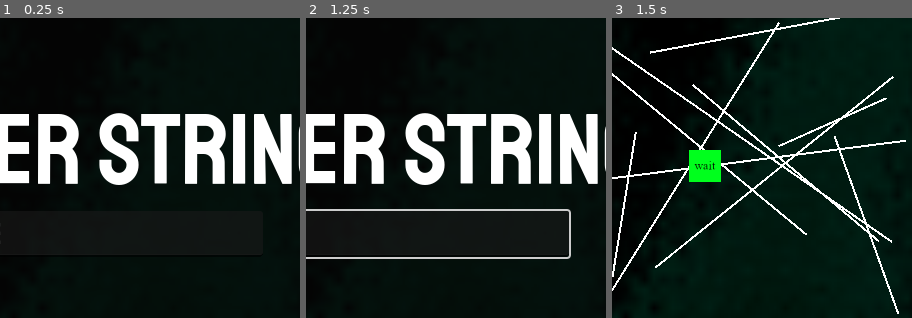
Above: before the commit, frames 1-3 (left to right).
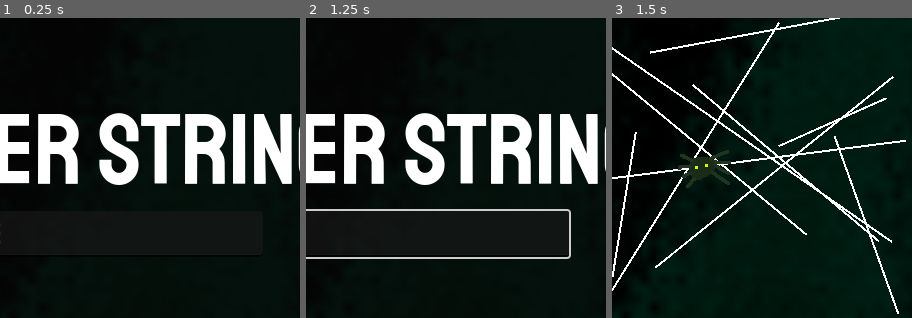
Above: after the commit, the same moments.

Repository: dirtOval/string-theory-mehu15
Game: Godot game, scene res://main.tscn
The game is run twice, just before and just after one commit, with the same random seed, the same clock (stepped at 60 frames per second) and the same inputs.
Inputs (mouse positions are % of the whole screen's width and height, from its top left):
- Up to frame 1 (0.25 s): no input
- Up to frame 2 (1.25 s): click (50, 60) at 0.52 s; type "12" at 0.6 s
- Up to frame 3 (1.5 s): tap Enter at 1.25 s
The pictures show only the part of the screen within x 33-83%, y 24-74%; the shares and areas given below are measured in that part.

Frames 1-2 are identical in both runs. In frame 3, 1.4% of the frame differs, in the area x 22-40%, y 44-57%.

Commit message:
game finished.

Diff:
--- a/fly.tscn
+++ b/fly.tscn
@@ -1,14 +1,15 @@
-[gd_scene load_steps=6 format=3 uid="uid://nj6x38o0gjav"]
+[gd_scene load_steps=7 format=3 uid="uid://nj6x38o0gjav"]
 
 [ext_resource type="Script" uid="uid://bjo1wl1urv3rf" path="res://fly.gd" id="1_7c42i"]
-[ext_resource type="Texture2D" uid="uid://bqtnv5j0gve0o" path="res://art/temp-fly.png" id="1_qarim"]
-[ext_resource type="Texture2D" uid="uid://dg48hrgo4x3dw" path="res://art/temp-stuck.png" id="2_7c42i"]
+[ext_resource type="Texture2D" uid="uid://byqwy2dgeh6gc" path="res://art/fly_flying1.png" id="2_qarim"]
+[ext_resource type="AudioStream" uid="uid://cem47csmri4jq" path="res://sound/short-house-fly.wav" id="3_7c42i"]
+[ext_resource type="AudioStream" uid="uid://cn3m7yfcb8vk4" path="res://sound/463395__vilkas_sound__vs-pop_5.mp3" id="4_6cv6t"]
 
 [sub_resource type="SpriteFrames" id="SpriteFrames_6cv6t"]
 animations = [{
 "frames": [{
 "duration": 1.0,
-"texture": ExtResource("1_qarim")
+"texture": ExtResource("2_qarim")
 }],
 "loop": true,
 "name": &"fly",
@@ -16,7 +17,7 @@
 }, {
 "frames": [{
 "duration": 1.0,
-"texture": ExtResource("2_7c42i")
+"texture": ExtResource("2_qarim")
 }],
 "loop": true,
 "name": &"stuck",
@@ -24,7 +25,7 @@
 }]
 
 [sub_resource type="RectangleShape2D" id="RectangleShape2D_qarim"]
-size = Vector2(16, 16)
+size = Vector2(30, 27)
 
 [node name="Fly" type="RigidBody2D"]
 collision_layer = 2
@@ -34,14 +35,24 @@
 metadata/_edit_group_ = true
 
 [node name="AnimatedSprite2D" type="AnimatedSprite2D" parent="."]
-scale = Vector2(0.25, 0.25)
+scale = Vector2(0.5, 0.5)
 sprite_frames = SubResource("SpriteFrames_6cv6t")
-animation = &"fly"
+animation = &"stuck"
 
 [node name="CollisionShape2D" type="CollisionShape2D" parent="."]
+position = Vector2(1, 1.5)
 shape = SubResource("RectangleShape2D_qarim")
 
 [node name="VisibleOnScreenNotifier2D" type="VisibleOnScreenNotifier2D" parent="."]
 scale = Vector2(0.8, 0.8)
 
+[node name="BuzzSound" type="AudioStreamPlayer2D" parent="."]
+stream = ExtResource("3_7c42i")
+volume_db = -5.0
+pitch_scale = 0.77
+autoplay = true
+
+[node name="CaughtSound" type="AudioStreamPlayer2D" parent="."]
+stream = ExtResource("4_6cv6t")
+
 [connection signal="screen_exited" from="VisibleOnScreenNotifier2D" to="." method="_on_visible_on_screen_notifier_2d_screen_exited"]
--- a/main.gd
+++ b/main.gd
@@ -31,6 +31,7 @@
 
 	var velocity = Vector2(randf_range(150.0, 250.0), 0.0)
 	fly.linear_velocity = velocity.rotated(direction)
+	fly.get_node('AnimatedSprite2D').flip_h = velocity.x > 0
 
 	add_child(fly)
 	$FlySpawnTimer.start(randf_range(1, 45))
@@ -45,6 +46,7 @@
 	$LifeTimer.stop()
 	$FlySpawnTimer.stop()
 	$GameOverScreen/FinalScore.text = 'Spider Lived for ' + get_converted_time(score)
+	$DeathSound.play()
 	$GameOverScreen.show()
 	#use this for game over logic
 
--- a/main.tscn
+++ b/main.tscn
@@ -1,10 +1,11 @@
-[gd_scene load_steps=12 format=3 uid="uid://cx2nxtcrodub4"]
+[gd_scene load_steps=13 format=3 uid="uid://cx2nxtcrodub4"]
 
 [ext_resource type="Script" uid="uid://h1ar55xsdmwn" path="res://main.gd" id="1_0xm2m"]
 [ext_resource type="PackedScene" uid="uid://de0renl7wmjg4" path="res://web.tscn" id="1_ig7tw"]
 [ext_resource type="PackedScene" uid="uid://dx4pwjmvovlrg" path="res://spider.tscn" id="3_h2yge"]
 [ext_resource type="FontFile" uid="uid://cbw5g0agpoxpl" path="res://Staatliches-Regular.ttf" id="4_1bvp3"]
 [ext_resource type="PackedScene" uid="uid://t5tjynssfk75" path="res://string_prompt.tscn" id="5_lquwl"]
+[ext_resource type="AudioStream" uid="uid://cslwbxsudhbdw" path="res://sound/343999__reitanna__something-dying.wav" id="6_7mycd"]
 
 [sub_resource type="Gradient" id="Gradient_1bvp3"]
 offsets = PackedFloat32Array(0.2, 0.613333, 0.986667, 1)
@@ -140,6 +141,11 @@
 theme_override_font_sizes/font_size = 24
 text = "Try Again?"
 
+[node name="DeathSound" type="AudioStreamPlayer2D" parent="."]
+stream = ExtResource("6_7mycd")
+volume_db = -5.0
+pitch_scale = 0.45
+
 [connection signal="timeout" from="FlySpawnTimer" to="." method="_on_fly_spawn_timer_timeout"]
 [connection signal="ate_food" from="Spider" to="." method="_on_spider_ate_food"]
 [connection signal="timeout" from="FoodTimer" to="." method="_on_food_timer_timeout"]
--- a/spider.gd
+++ b/spider.gd
@@ -8,7 +8,7 @@
 # Called when the node enters the scene tree for the first time.
 func _ready() -> void:
 	spider_state = 'wait'
-	$AnimatedSprite2D.animation = 'wait'
+	$AnimatedSprite2D.play('wait')
 	hide()
 
 
@@ -19,7 +19,8 @@
 	elif spider_state == 'select':
 		spider_target = find_closest_food()
 		spider_state = 'walking'
-		$AnimatedSprite2D.animation = 'walk'
+		#$AnimatedSprite2D.animation = 'walk'
+		$AnimatedSprite2D.play('walk')
 	elif spider_state == 'walking':
 		go_to_food(delta)
 	else:
@@ -47,16 +48,17 @@
 func _on_body_entered(body: Node2D) -> void:
 	spider_target = null
 	spider_state = 'eat'
-	$AnimatedSprite2D.animation = 'eat'
-	body.queue_free()
+	$AnimatedSprite2D.play('eat', 1.0)
 	print('yom')
 	await get_tree().create_timer(1.0).timeout
+	$ChompSound.play()
 	#send a signal to timer to restart
+	body.queue_free()
 	ate_food.emit()
 	spider_state = 'wait'
-	$AnimatedSprite2D.animation = 'wait'
+	$AnimatedSprite2D.play('wait')
 
 
 func _on_food_timer_timeout() -> void:
 	spider_state = 'dead'
-	$AnimatedSprite2D.animation = 'dead'
+	$AnimatedSprite2D.play('dead')
--- a/spider.tscn
+++ b/spider.tscn
@@ -1,16 +1,19 @@
-[gd_scene load_steps=8 format=3 uid="uid://dx4pwjmvovlrg"]
+[gd_scene load_steps=11 format=3 uid="uid://dx4pwjmvovlrg"]
 
 [ext_resource type="Script" uid="uid://b7v2nw5g2cdn1" path="res://spider.gd" id="1_binfs"]
-[ext_resource type="Texture2D" uid="uid://baejj18rbivnx" path="res://art/temp-dead.png" id="1_vivtl"]
-[ext_resource type="Texture2D" uid="uid://f1hbw2h10sti" path="res://art/temp-eat.png" id="2_binfs"]
-[ext_resource type="Texture2D" uid="uid://drkircb7c4x23" path="res://art/temp-wait.png" id="3_2wdmt"]
-[ext_resource type="Texture2D" uid="uid://djr7evvlw01j1" path="res://art/temp-walk.png" id="4_bsryr"]
+[ext_resource type="Texture2D" uid="uid://2t7pjicjqcuh" path="res://art/spider_dead1.png" id="2_bsryr"]
+[ext_resource type="Texture2D" uid="uid://ds2hku0p2rg7g" path="res://art/spider_eat1.png" id="3_01nvu"]
+[ext_resource type="Texture2D" uid="uid://cuw1fjo0uwng0" path="res://art/spider_wait1.png" id="4_binfs"]
+[ext_resource type="Texture2D" uid="uid://baci2vc5i8y7k" path="res://art/spider_eat2.png" id="4_pwyhr"]
+[ext_resource type="Texture2D" uid="uid://dspfinx7ncvhv" path="res://art/spider_walk1.png" id="6_s326f"]
+[ext_resource type="Texture2D" uid="uid://sj5uamktyv6i" path="res://art/spider_walk2.png" id="7_x2avr"]
+[ext_resource type="AudioStream" uid="uid://c22gkdyma7e4w" path="res://sound/543386__thedragonsspark__nom-noise.wav" id="8_01nvu"]
 
 [sub_resource type="SpriteFrames" id="SpriteFrames_b7f3m"]
 animations = [{
 "frames": [{
 "duration": 1.0,
-"texture": ExtResource("1_vivtl")
+"texture": ExtResource("2_bsryr")
 }],
 "loop": true,
 "name": &"dead",
@@ -18,7 +21,10 @@
 }, {
 "frames": [{
 "duration": 1.0,
-"texture": ExtResource("2_binfs")
+"texture": ExtResource("3_01nvu")
+}, {
+"duration": 1.0,
+"texture": ExtResource("4_pwyhr")
 }],
 "loop": true,
 "name": &"eat",
@@ -26,7 +32,7 @@
 }, {
 "frames": [{
 "duration": 1.0,
-"texture": ExtResource("3_2wdmt")
+"texture": ExtResource("4_binfs")
 }],
 "loop": true,
 "name": &"wait",
@@ -34,7 +40,10 @@
 }, {
 "frames": [{
 "duration": 1.0,
-"texture": ExtResource("4_bsryr")
+"texture": ExtResource("6_s326f")
+}, {
+"duration": 1.0,
+"texture": ExtResource("7_x2avr")
 }],
 "loop": true,
 "name": &"walk",
@@ -42,10 +51,9 @@
 }]
 
 [sub_resource type="RectangleShape2D" id="RectangleShape2D_qvpyi"]
-size = Vector2(64, 64)
+size = Vector2(58, 41)
 
 [node name="Spider" type="Area2D"]
-scale = Vector2(0.5, 0.5)
 collision_mask = 2
 script = ExtResource("1_binfs")
 spider_speed = 200
@@ -53,9 +61,16 @@
 
 [node name="AnimatedSprite2D" type="AnimatedSprite2D" parent="."]
 sprite_frames = SubResource("SpriteFrames_b7f3m")
-animation = &"wait"
+animation = &"walk"
+autoplay = "wait"
+speed_scale = 0.6
 
 [node name="CollisionShape2D" type="CollisionShape2D" parent="."]
+position = Vector2(-2, 2.5)
 shape = SubResource("RectangleShape2D_qvpyi")
 
+[node name="ChompSound" type="AudioStreamPlayer2D" parent="."]
+stream = ExtResource("8_01nvu")
+volume_db = -5.0
+
 [connection signal="body_entered" from="." to="." method="_on_body_entered"]
--- a/web_strand.gd
+++ b/web_strand.gd
@@ -19,5 +19,7 @@
 	var die_roll = randi_range(0, 2)
 	if die_roll == 2:
 		body.get_node("AnimatedSprite2D").animation = 'stuck'
+		body.get_node('BuzzSound').stop()
+		body.get_node('CaughtSound').play()
 		body.linear_velocity = Vector2(0, 0)
 		body.add_to_group('caught_flies')
Binary file added: art/fly_flying1.png
Not shown, added: art/fly_flying1.png.import
Binary file added: art/spider_dead1.png
Not shown, added: art/spider_dead1.png.import
Binary file added: art/spider_eat1.png
Not shown, added: art/spider_eat1.png.import
Binary file added: art/spider_eat2.png
Not shown, added: art/spider_eat2.png.import
Binary file added: art/spider_wait1.png
Not shown, added: art/spider_wait1.png.import
Binary file added: art/spider_walk1.png
Not shown, added: art/spider_walk1.png.import
(and 4 more such lines)
